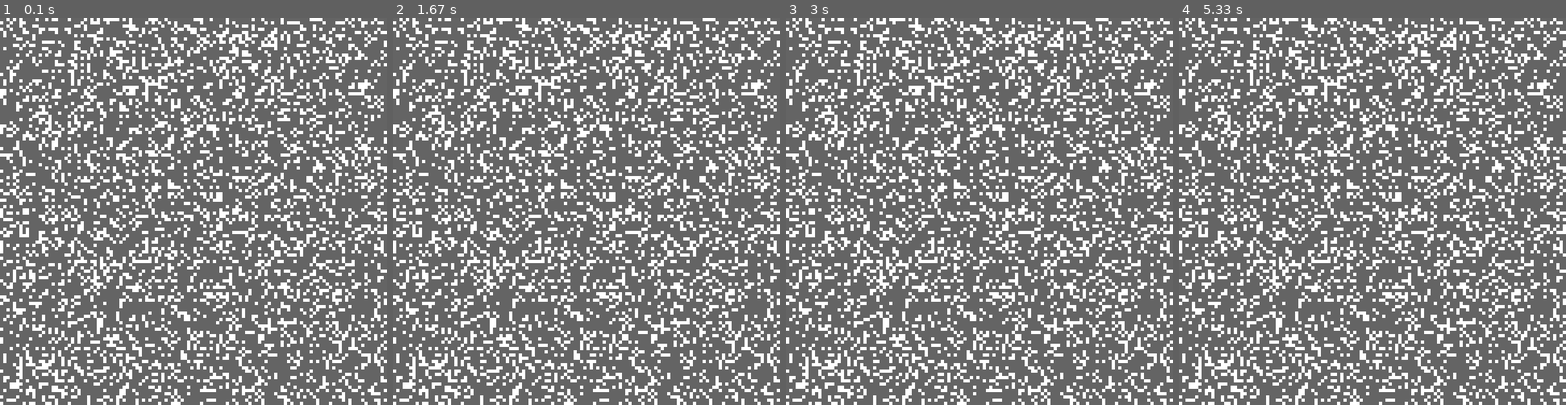
Above: before the commit, frames 1-4 (left to right).
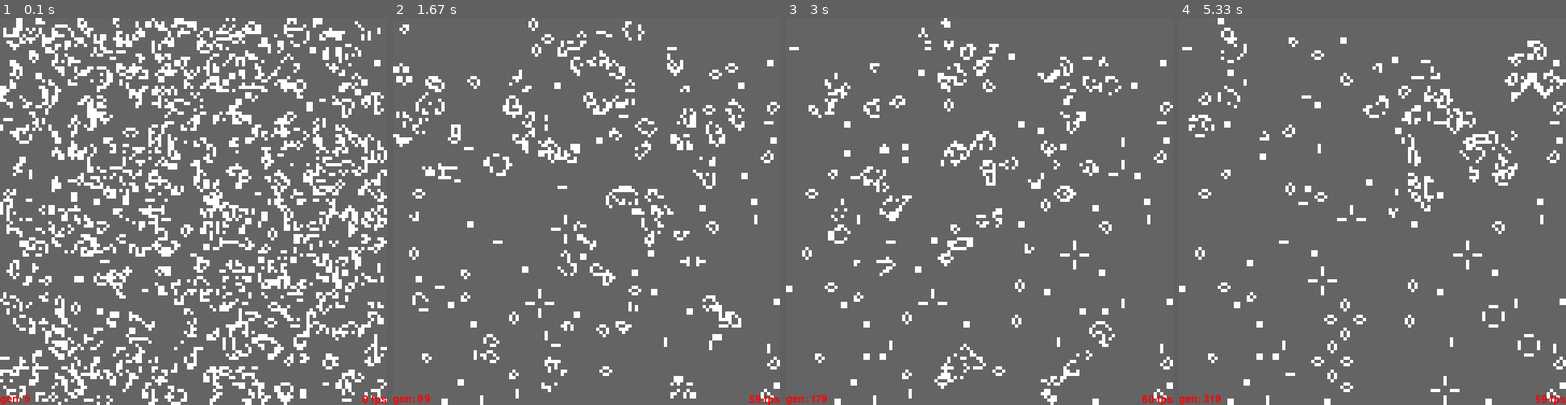
Above: after the commit, the same moments.

Repository: ErikRoelofs/pygame-game-of-life
Game: pygame game, started from game.py
Same seed, same stepped clock (60 frames per second), same inputs: the game is played once before the commit and once after it.
Inputs:
- Up to frame 1 (0.1 s): no input
- Up to frame 2 (1.67 s): no input
- Up to frame 3 (3 s): no input
- Up to frame 4 (5.33 s): no input

The runs differ from the first frame. In frame 1, 35% of the frame differs, in the area x 0-100%, y 0-100%; in frame 2, 29%; in frame 3, 28%; in frame 4, 28%.

Commit message:
Game of life, working.

Diff:
--- a/game.py
+++ b/game.py
@@ -1,6 +1,8 @@
 import pygame
 from pygame.locals import *
 import random
+import sys
+import copy
 
 SCREEN_WIDTH = 600
 SCREEN_HEIGHT = 600
@@ -8,6 +10,7 @@
 GRID_WIDTH = 120
 GRID_HEIGHT = 120
 
+generation = 0
 grid = []
 
 def randomValue():
@@ -16,12 +19,18 @@
     return 0
 
 for i in range(0, GRID_HEIGHT):
-    row = []
+    row = [0] * GRID_WIDTH
     for j in range(0, GRID_WIDTH):
-        row.append(randomValue())
-    grid.append(tuple(row))
+        row[j] = randomValue()
+    grid.append(row)
 
-grid = tuple(grid)
+swapGrid = []
+for i in range(0, GRID_HEIGHT):
+    row = [0] * GRID_WIDTH
+    for j in range(0, GRID_WIDTH):
+        row[j] = 0
+    swapGrid.append(row)
+
 
 
 COLOR_ALIVE = (255,255,255)
@@ -50,16 +59,15 @@
             findCell(grid, col,row-1) + findCell(grid, col,row+1) +\
             findCell(grid, col + 1, row - 1) + findCell(grid, col + 1, row) + findCell(grid, col + 1, row + 1)
 
-def nextGrid(grid):
-    newGrid = []
+def nextGrid():
+    global grid, swapGrid, generation
     for colNum, row in enumerate(grid):
-        newRow = []
-        for rowNum, cell in enumerate(grid):
+        for rowNum, cell in enumerate(row):
             neighbours = countAliveNeighbours(grid, colNum, rowNum)
             alive = findCell(grid, colNum, rowNum)
-            newRow.append(decideNewValue(alive, neighbours))
-        newGrid.append(tuple(newRow))
-    return tuple(newGrid)
+            swapGrid[colNum][rowNum] = decideNewValue(alive, neighbours)
+    grid = copy.deepcopy(swapGrid)
+    generation+=1
 
 def decideNewValue(alive, neighbours):
     if neighbours == 3:
@@ -79,7 +87,7 @@
     # setup vars
     mousex = 0
     mousey = 0
-
+    frames = 0
     # make font
     fontObj = pygame.font.Font('freesansbold.ttf', 16)
 
@@ -99,11 +107,27 @@
 
 
         drawGrid(DISPLAYSURF, grid)
+        drawFPS(clock.get_fps())
+        drawGeneration()
+
         pygame.display.update()
         timer = clock.tick(60)
-        if timer > 100:
-            timer -= 100
-            grid = nextGrid(grid)
+
+        nextGrid()
+
+def drawGeneration():
+    textSurfaceObj = fontObj.render('gen: ' + str(generation), True, (255,0,0))
+    textRectObj = textSurfaceObj.get_rect()
+    textRectObj.left = 0
+    textRectObj.bottom = SCREEN_HEIGHT
+    DISPLAYSURF.blit(textSurfaceObj, textRectObj)
+
+def drawFPS(fps):
+    textSurfaceObj = fontObj.render(str(int(fps)) + ' fps', True, (255,0,0))
+    textRectObj = textSurfaceObj.get_rect()
+    textRectObj.right = SCREEN_WIDTH
+    textRectObj.bottom = SCREEN_HEIGHT
+    DISPLAYSURF.blit(textSurfaceObj, textRectObj)
 
 
 if __name__ == '__main__':
